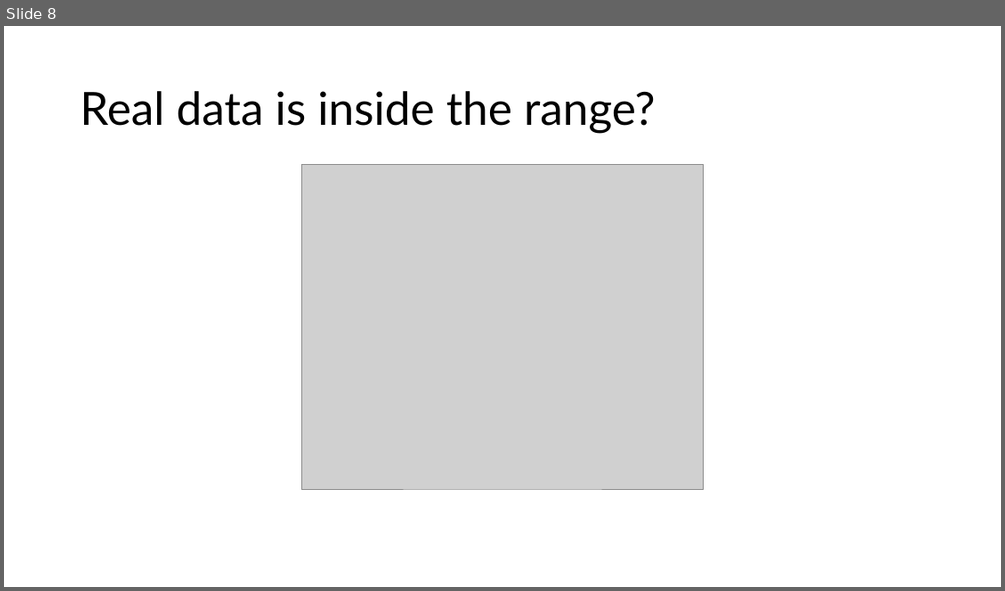
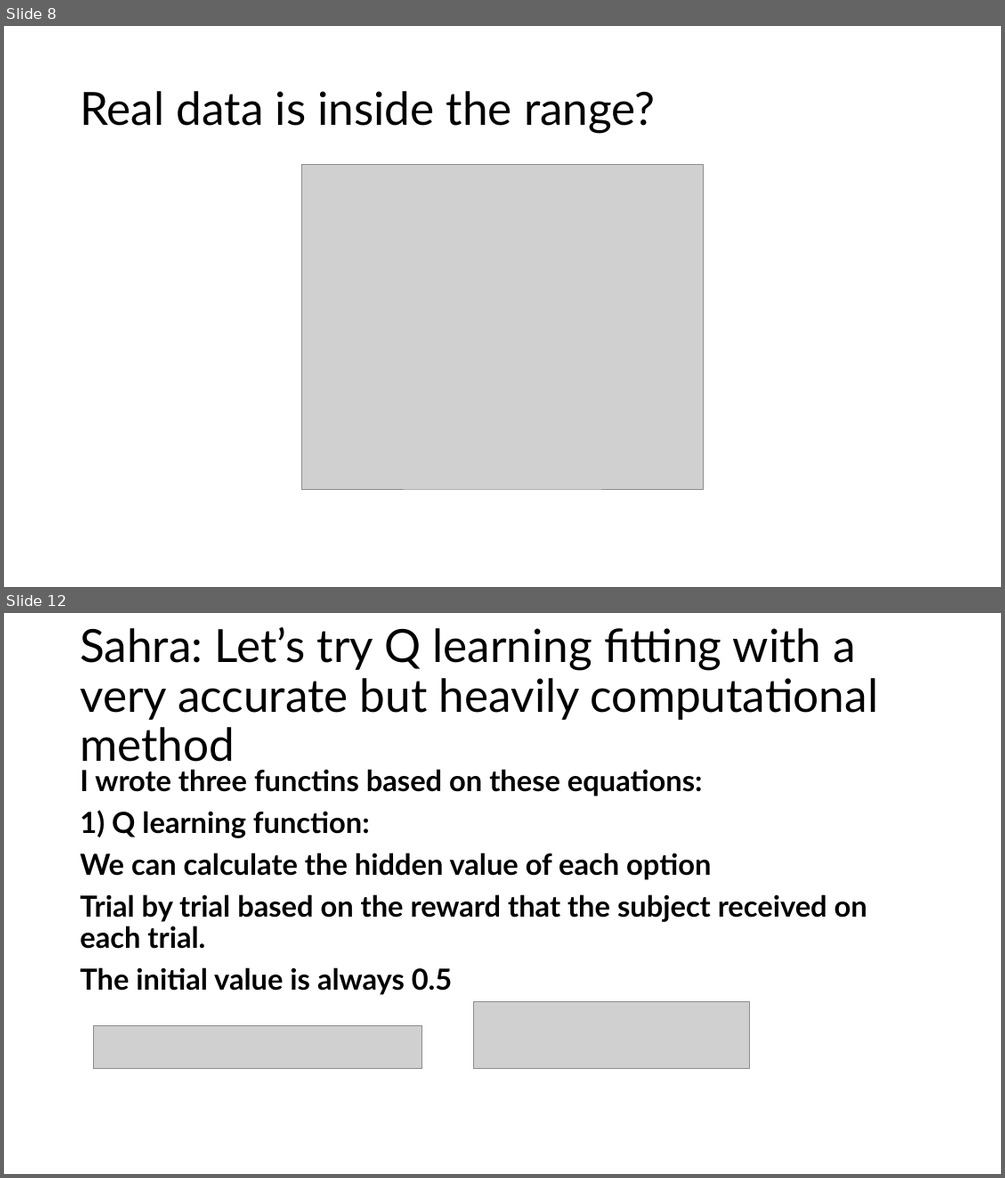
Before and after one commit to SocCog-Team/BoS-analysis, a slide deck: Simulations related to VBA fitting/SimulationSoloQlearner.pptx. Shown one above the other, each under a label of ours: slide 8 before the commit, slides 8 and 12 after it; the slides between them are not shown. The pictures are 1005x591 and 1005x1178 pixels, drawn with LibreOffice and Linux fonts; fonts in the diff are those of the drawing; grey boxes stand for pictures. Boxes give left, top, right and bottom in pixels: in the first picture for what was removed or moved away, otherwise in the second. Text is boxed around its words. In the diff, an @@ line names an element or a change of style, - is before the commit and + after.

Commit message:
Q learning Simulations

```diff
--- a/Simulations related to VBA fitting/SimulationSoloQlearner.pptx
+++ b/Simulations related to VBA fitting/SimulationSoloQlearner.pptx
@@ slide 12 added at box(4, 613, 1001, 1174), background #FFFFFF @@
@@ title added at box(80, 627, 878, 770), 44 pt, text #000000 @@
+Sahra: Let’s try Q learning fitting with a very accurate but heavily computational method
@@ text added at box(80, 769, 867, 995), 28 pt, text #000000, bold @@
+I wrote three functins based on these equations:
+1) Q learning function:
+We can calculate the hidden value of each option
+Trial by trial based on the reward that the subject received on each trial.
+The initial value is always 0.5
@@ picture added at box(474, 1002, 750, 1069) @@
@@ picture added at box(94, 1026, 422, 1069) @@
```
Also in this commit, not shown: 7 other slides added, 20 other files.
